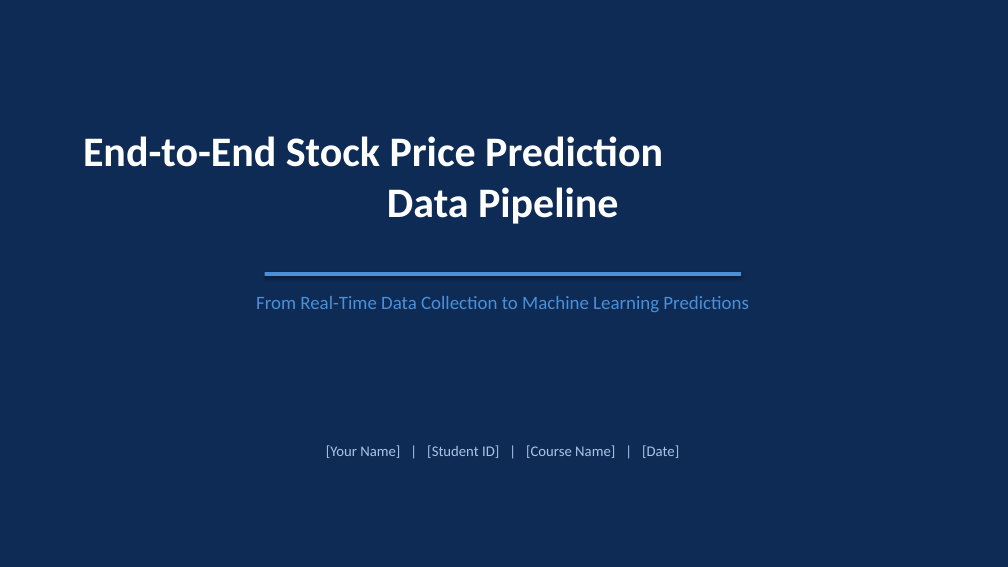
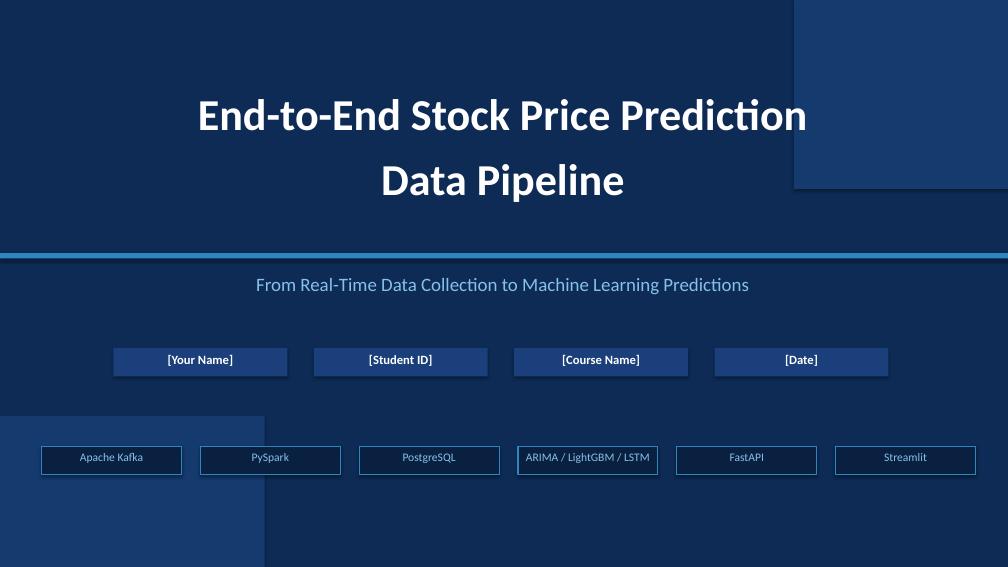
Before and after one commit to DUKPagnarith/Data_engineering_stock, a slide deck: slide 1 of Stock_Pipeline_Presentation.pptx. Drawn at 1008x567 pixels with LibreOffice and Linux fonts; fonts in the diff are those of the drawing. Boxes give left, top, right and bottom in pixels: in the first picture for what was removed or moved away, otherwise in the second. Text is boxed around its words. In the diff, an @@ line names an element or a change of style, - is before the commit and + after.

```diff
--- a/Stock_Pipeline_Presentation.pptx
+++ b/Stock_Pipeline_Presentation.pptx
@@ rectangle added at bbox=[794, 0, 1008, 189], fill #153A6E @@
@@ text at bbox=[198, 99, 807, 131]: text changed; size 40 to 42 pt @@
-End-to-End Stock Price Prediction
-Data Pipeline
+End-to-End Stock Price Prediction
@@ text added at bbox=[381, 164, 625, 202], 42 pt, text #FFFFFF, bold @@
+Data Pipeline
@@ rectangle: place and size @@
-rectangle at bbox=[265, 272, 741, 276]
+rectangle at bbox=[0, 253, 1008, 259]
@@ rectangle at bbox=[0, 253, 1008, 259]: fill #4A90D9 to #2E86C1 @@
@@ text "From Real-Time Data Collection to ...": place and size @@
-text "From Real-Time Data Collection to ..." at bbox=[256, 296, 749, 312]
+text "From Real-Time Data Collection to ..." at bbox=[256, 278, 749, 294]
@@ text "From Real-Time Data Collection to ..." at bbox=[256, 278, 749, 294]: text colour #4A90D9 to #85C1E9 @@
@@ rectangle added at bbox=[113, 348, 287, 377], fill #1A3F7A @@
@@ text added at bbox=[168, 354, 233, 366], 12 pt, text #FFFFFF, bold @@
+[Your Name]
@@ rectangle added at bbox=[314, 348, 488, 377], fill #1A3F7A @@
@@ text added at bbox=[369, 354, 432, 366], 12 pt, text #FFFFFF, bold @@
+[Student ID]
@@ rectangle added at bbox=[514, 348, 688, 377], fill #1A3F7A @@
@@ text added at bbox=[562, 354, 640, 366], 12 pt, text #FFFFFF, bold @@
+[Course Name]
@@ rectangle added at bbox=[715, 348, 889, 377], fill #1A3F7A @@
@@ text added at bbox=[785, 355, 818, 366], 12 pt, text #FFFFFF, bold @@
+[Date]
@@ rectangle added at bbox=[0, 416, 265, 567], fill #153A6E @@
@@ rectangle added at bbox=[42, 446, 181, 475], fill #0A2040, outline #2E86C1 1 pt @@
@@ rectangle added at bbox=[200, 446, 340, 475], fill #0A2040, outline #2E86C1 1 pt @@
@@ text removed at bbox=[326, 445, 679, 458] @@
-[Your Name] | [Student ID] | [Course Name] | [Date]
@@ rectangle added at bbox=[359, 446, 499, 475], fill #0A2040, outline #2E86C1 1 pt @@
@@ rectangle added at bbox=[518, 446, 658, 475], fill #0A2040, outline #2E86C1 1 pt @@
@@ rectangle added at bbox=[677, 446, 817, 475], fill #0A2040, outline #2E86C1 1 pt @@
@@ rectangle added at bbox=[836, 446, 975, 475], fill #0A2040, outline #2E86C1 1 pt @@
@@ text added at bbox=[80, 453, 144, 463], 11 pt, text #85C1E9 @@
+Apache Kafka
@@ text added at bbox=[252, 453, 289, 463], 11 pt, text #85C1E9 @@
+PySpark
@@ text added at bbox=[403, 453, 456, 463], 11 pt, text #85C1E9 @@
+PostgreSQL
@@ text added at bbox=[526, 453, 650, 463], 11 pt, text #85C1E9 @@
+ARIMA / LightGBM / LSTM
@@ text added at bbox=[730, 453, 764, 461], 11 pt, text #85C1E9 @@
+FastAPI
@@ text added at bbox=[884, 453, 927, 461], 11 pt, text #85C1E9 @@
+Streamlit
```
Also in this commit, not shown: 9 other slides changed, 1 other file.
